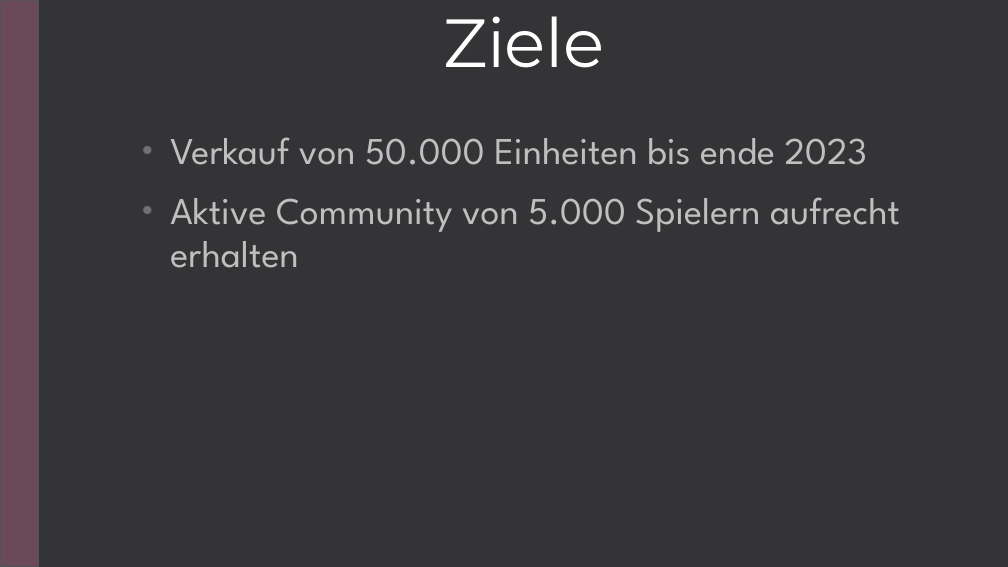
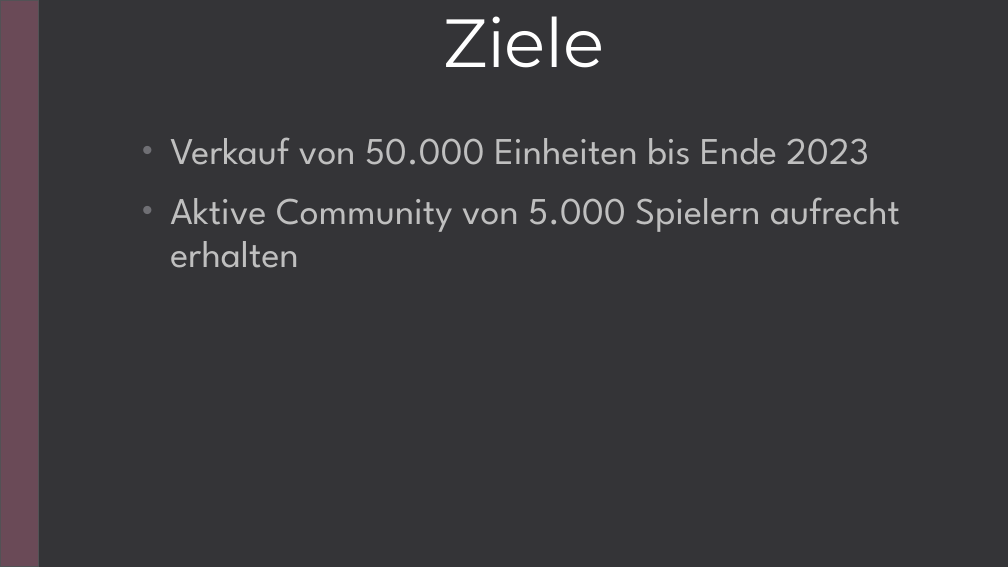
Before and after one commit to TheHolyException/Russen-Versenken, a slide deck: slide 7 of docs/Marektingplan für Kunde.pptx. Drawn at 1008x567 pixels with LibreOffice and Linux fonts; fonts in the diff are those of the drawing. Boxes give left, top, right and bottom in pixels: in the first picture for what was removed or moved away, otherwise in the second. Text is boxed around its words. In the diff, an @@ line names an element or a change of style, - is before the commit and + after.

```diff
--- a/docs/Marektingplan für Kunde.pptx
+++ b/docs/Marektingplan für Kunde.pptx
@@ subtitle at (170,137,869,165): text changed @@
-• Verkauf von 50.000 Einheiten bis ende 2023
+• Verkauf von 50.000 Einheiten bis Ende 2023
```
Also in this commit, not shown: 4 other slides changed, 2 other files.
